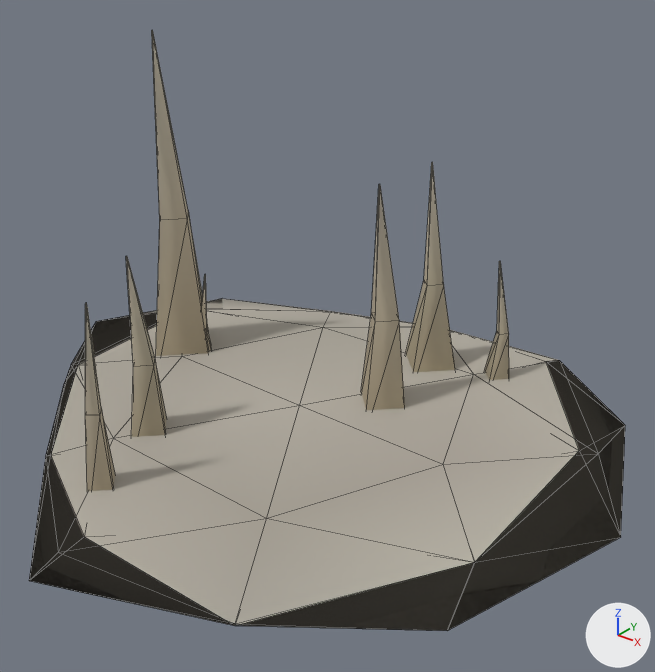
The glTF model public/ark/assets/v1/rocks/stalagmites-a.lod2.glb as it was, and as the next commit left it.
One viewpoint serves both versions: a camera (50 mm lens) standing at (2.62, -3.05, 2.45) and looking at (0.26, -0.1, 0.63). The axes (+X, +Y, +Z) are drawn at lower right. The lights are the same throughout. The first picture is the older version. Mesh edges are drawn as thin lines.
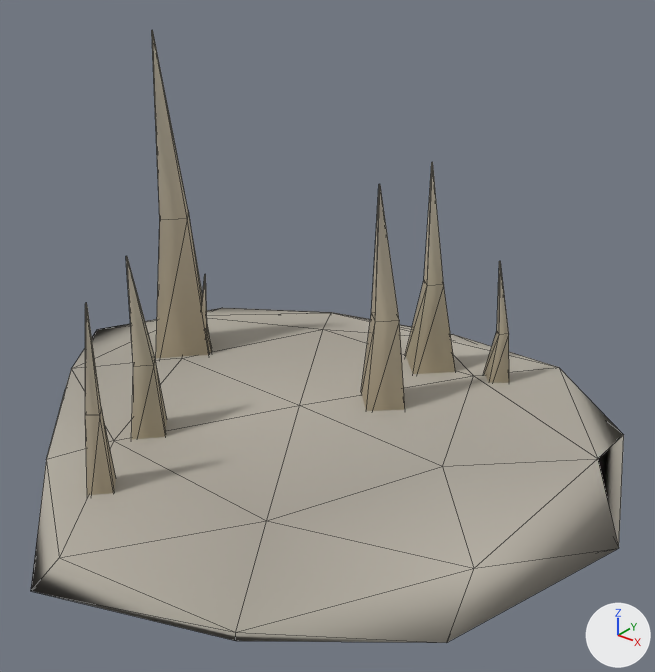
What changed in the scene script:
```text
Change me_mesh_0:
    where me_mesh_0.from_pydata(...)  # 126 vertices, 192 faces; spans x -1.62..1.7, y -1.65..1.41, z -0.06..1.85
    used by ob_mesh_0; location = (0.0, 0.0, 0.0)
    me_mesh_0 part 1: 40 of 126 vertices moved; they spanned x -1.62..1.7, y -1.65..1.41, z 0.01..0.12 and now span x -1.62..1.7, y -1.65..1.41, z 0.0..0.11; mean shift (0.0, 0.0, -0.05); largest move (0.0, -1.35, 0.12) -> (0.0, -1.35, 0.04)
    me_mesh_0 part 2: 48 kept faces spanning x -1.62..1.7, y -1.65..1.41, z 0.0..0.11 get new vertex colours; the middle colour goes from grey #a49e93 to grey #9f998e
```

What differs and where, as boxes [x1, y1, x2, y2] in the pictures (655 x 672 px; the box of a moved part takes in the faces that stretch with it):
'Mesh_0', reshaped
    before: [29, 30, 625, 631]
    after: [31, 30, 624, 643]
part 1 of me_mesh_0, moved or reshaped
    before: [29, 299, 474, 624]
    after: [31, 308, 474, 632]
part 2 of me_mesh_0, recoloured
    before: [29, 299, 625, 631]
    after: [37, 308, 624, 643]
